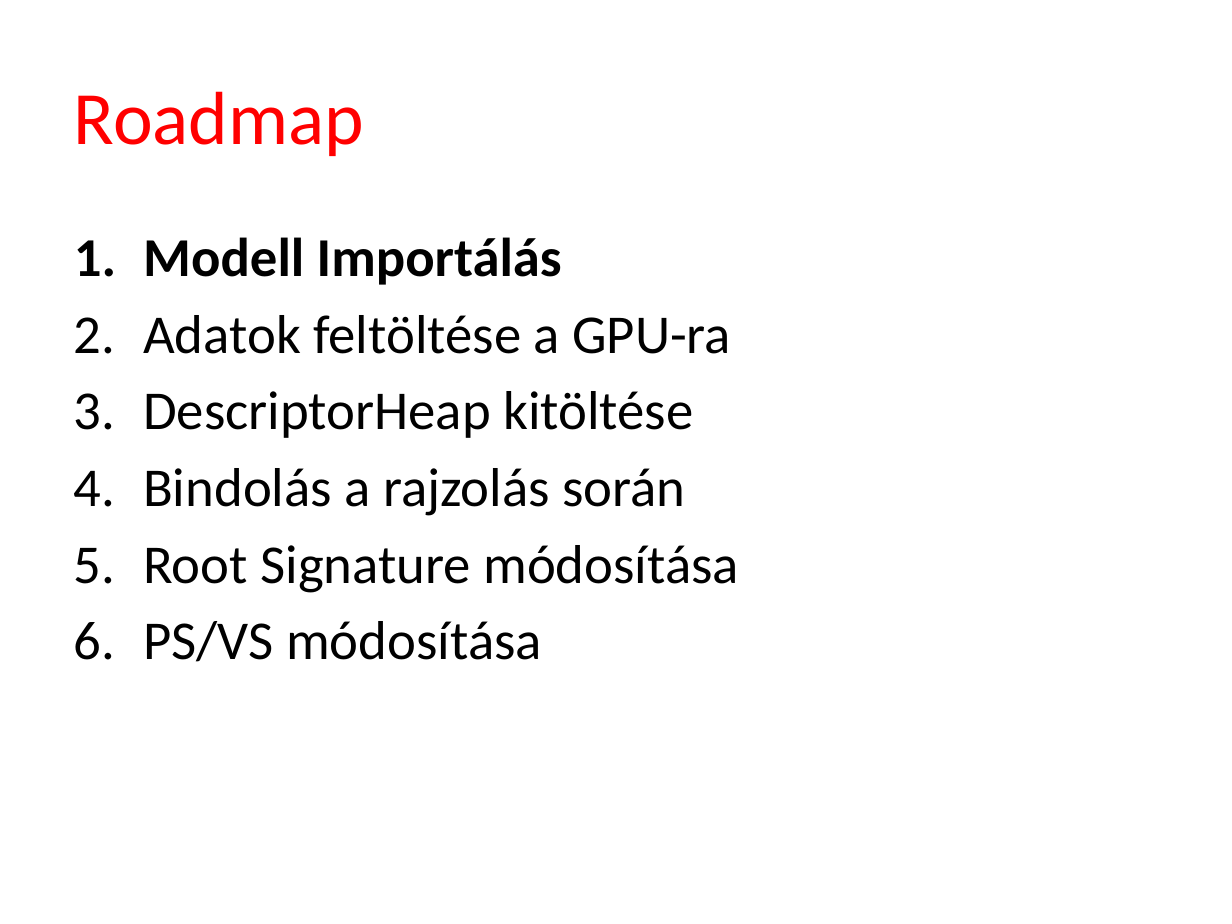
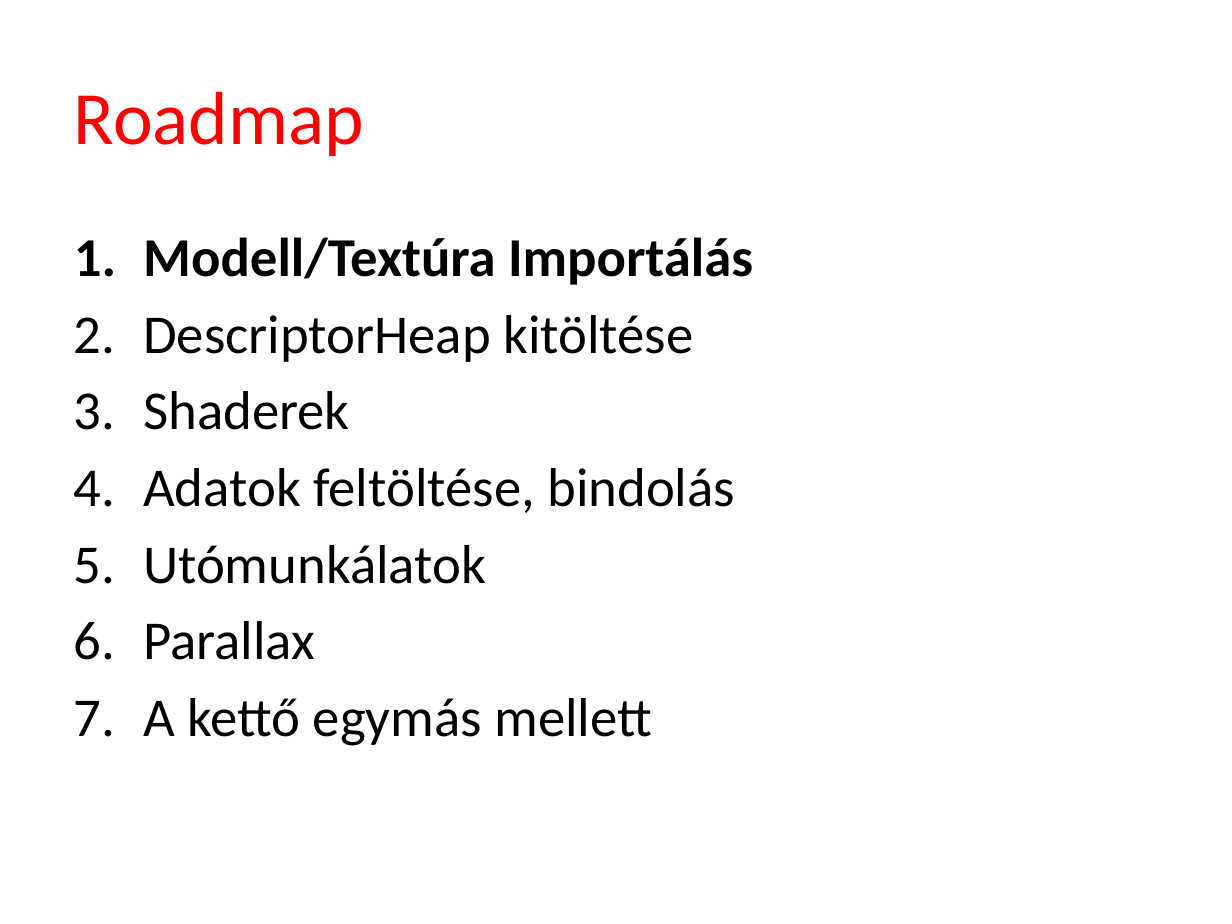
Before and after one commit to tyekx/dx12, a slide deck: slide 4 of Slides/ggl005-Bump.pptx (slide 3 before the commit). Drawn at 1232x924 pixels with LibreOffice and Linux fonts; fonts in the diff are those of the drawing; background and template pictures are left out. Boxes give left, top, right and bottom in pixels: in the first picture for what was removed or moved away, otherwise in the second. Text is boxed around its words. In the diff, an @@ line names an element or a change of style, - is before the commit and + after.

```diff
--- a/Slides/ggl005-Bump.pptx
+++ b/Slides/ggl005-Bump.pptx
@@ text at (x1=143, y1=237, x2=753, y2=285): text changed; bold on @@
-1. Modell Importálás
-2. Adatok feltöltése a GPU-ra
+1. Modell/Textúra Importálás
@@ text at (x1=143, y1=391, x2=735, y2=746): text changed @@
-4. Bindolás a rajzolás során
-5. Root Signature módosítása
-6. PS/VS módosítása
+3. Shaderek
+4. Adatok feltöltése, bindolás
+5. Utómunkálatok
+6. Parallax
+7. A kettő egymás mellett
```
Also in this commit, not shown: 15 other slides changed, 15 slides added, 4 slides removed, 8 other files.
